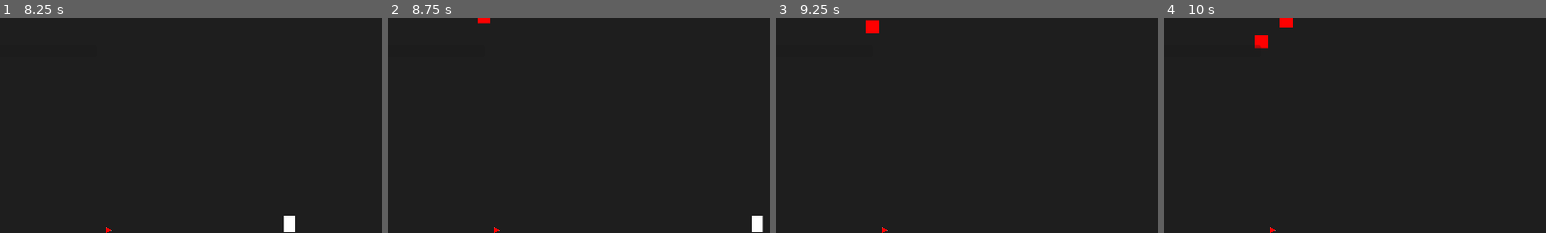
Above: before the commit, frames 1-4 (left to right).
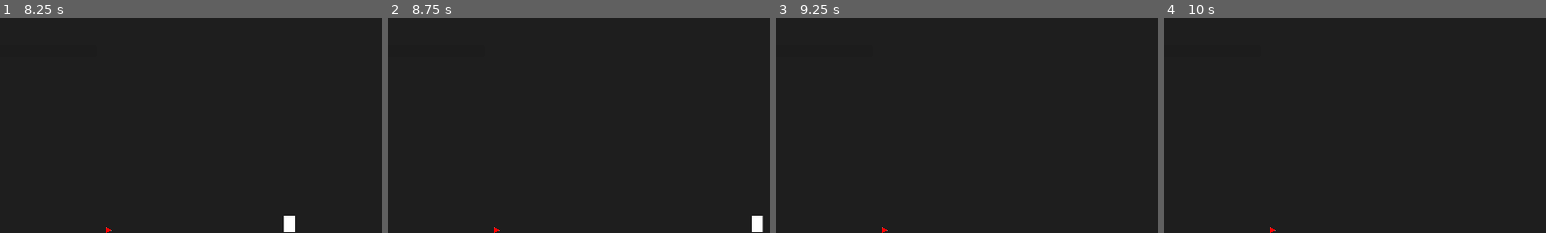
Above: after the commit, the same moments.

Repository: duckenclaw/gmtk2025
Game: Godot game, scene res://src/main_menu.tscn
Same seed, same stepped clock (60 frames per second), same inputs: the game is played once before the commit and once after it.
Inputs (mouse positions are % of the whole screen's width and height, from its top left):
- Up to frame 1 (8.25 s): click "Start" at 0.5 s; tap Enter at 1.25, 6.5 s; move the mouse to (72, 45) at 1.27 s; press the mouse at (72, 45) at 1.28 s; hold Right (ui_right) 1.28-2.03 s; move the mouse to (30, 55) at 2.02 s; release the mouse at (30, 55) at 2.03 s; hold Down (ui_down) 2.03-2.78 s; click (30, 55) at 2.1 s; move the mouse to (60, 28) at 2.77 s; press the mouse at (60, 28) at 2.78 s; hold Right (ui_right) 2.78-3.53 s; move the mouse to (45, 70) at 3.52 s; release the mouse at (45, 70) at 3.53 s; hold Up (ui_up) 3.53-4.28 s; click (45, 70) at 3.6 s; tap Space at 4.25 s; move the mouse to (80, 65) at 4.27 s; press the mouse at (80, 65) at 4.28 s; hold Left (ui_left) 4.28-5.78 s; move the mouse to (20, 35) at 5.02 s; release the mouse at (20, 35) at 5.03 s; click (20, 35) at 5.1 s; move the mouse to (55, 50) at 5.77 s; press the mouse at (55, 50) at 5.78 s; hold Down (ui_down) 5.78-6.53 s; move the mouse to (35, 25) at 6.52 s; release the mouse at (35, 25) at 6.53 s; hold Right (ui_right) 6.53-7.28 s; click (35, 25) at 6.6 s; move the mouse to (72, 45) at 7.27 s; press the mouse at (72, 45) at 7.28 s; hold Up (ui_up) 7.28-8.03 s; move the mouse to (30, 55) at 8.02 s; release the mouse at (30, 55) at 8.03 s; hold Right (ui_right) from 8.03 s (still down); click (30, 55) at 8.1 s
- Up to frame 2 (8.75 s): keep holding Right (ui_right)
- Up to frame 3 (9.25 s): move the mouse to (60, 28) at 8.77 s; release Right (ui_right) at 8.78 s; press the mouse at (60, 28) at 8.78 s; hold Down (ui_down) from 8.78 s (still down)
- Up to frame 4 (10 s): tap Space at 9.5 s; move the mouse to (45, 70) at 9.52 s; release Down (ui_down) at 9.53 s; release the mouse at (45, 70) at 9.53 s; hold Left (ui_left) from 9.53 s (still down); click (45, 70) at 9.6 s
The pictures show only the part of the screen within x 36-86%, y 0-50%; the shares and areas given below are measured in that part.

Frame 1 is identical in both runs. In frame 2, less than 0.1% of the frame differs, in the area x 23-27%, y 0-3%; in frame 3, 0.2%; in frame 4, 0.4%, in the area x 23-34%, y 0-15%.

Commit message:
refactored enemy_spawner.gd:

Diff:
--- a/src/enemies/enemy_spawner.gd
+++ b/src/enemies/enemy_spawner.gd
@@ -3,12 +3,10 @@
 
 # Enemy scene to instantiate
 @export var enemy_scene: PackedScene
-@export var spawn_texture: CompressedTexture2D
 
 # Enemy type configuration
 @export var current_enemy_types: Array[EnemyType] = []
 @export var enemy_type_weights: Array[float] = []
-var active_enemy_type: EnemyType
 
 # Spawning parameters
 @onready var spawn_timer: Timer = $SpawnTimer
@@ -22,153 +20,100 @@
 
 # Internal tracking
 var spawned_enemies: Array[Enemy] = []
-var enemy: Enemy
+var remaining_spawns: int = 0
 
 signal enemy_spawned(enemy: Enemy)
 signal all_enemies_dead()
 
 func _ready():
 	spawn_timer.wait_time = spawn_interval
+	spawn_timer.timeout.connect(_on_spawner_timer_timeout)
 
-	#start_spawning()
+# ========== MAIN PIPELINE ==========
 
-# Start spawning enemies
+# 1. Start the spawning process
 func start_spawning():
-	if spawn_timer:
+	remaining_spawns = spawn_count
+	if spawn_timer and remaining_spawns > 0:
 		spawn_timer.start()
 
-# Stop spawning enemies
-func stop_spawning():
-	if spawn_timer:
+# 2. Configure enemy types with weights for random distribution
+func configure_enemy_types(types: Array[EnemyType], weights: Array[float] = []):
+	current_enemy_types = types
+	enemy_type_weights = weights
+
+# 3. Timer callback - spawn pack of enemies in circular pattern
+func _on_spawner_timer_timeout():
+	if remaining_spawns <= 0:
 		spawn_timer.stop()
+		return
 
-# Spawn a single enemy
-func spawn_enemy_at_position(pos: Vector2) -> Enemy:
+	_spawn_enemy_pack()
+	remaining_spawns -= 1
+
+# 4. Check if all enemies are dead and spawning is complete
+func _check_wave_complete():
+	if remaining_spawns <= 0 and get_living_enemy_count() == 0:
+		all_enemies_dead.emit()
+
+# ========== CORE SPAWNING LOGIC ==========
+
+# Spawn a pack of enemies in circular formation
+func _spawn_enemy_pack():
+	var spawn_angle = randf() * TAU
+	var spawn_distance = randf_range(spawn_radius * 0.5, spawn_radius)
+	var pack_center = global_position + Vector2(cos(spawn_angle), sin(spawn_distance)) * spawn_distance
+
+	var enemy_type = _get_weighted_random_enemy_type()
+
+	for i in range(enemy_pack_count):
+		var angle = (float(i) / enemy_pack_count) * TAU
+		var pos = pack_center + Vector2(cos(angle), sin(angle)) * 30.0  # Small spacing between pack members
+		var enemy = _create_enemy_at_position(pos, enemy_type)
+
+# Create a single enemy with type configuration
+func _create_enemy_at_position(pos: Vector2, enemy_type: EnemyType) -> Enemy:
 	if not enemy_scene:
 		push_error("No enemy scene provided to EnemySpawner")
 		return null
 
-	# Instantiate enemy
-	enemy = enemy_scene.instantiate() as Enemy
-
+	var enemy = enemy_scene.instantiate() as Enemy
 	if not enemy:
 		push_error("Failed to instantiate enemy or enemy scene is not an Enemy")
 		return null
 
+	# Position and add to scene
+	enemy.global_position = pos
+	get_parent().add_child(enemy)
 
-	# Position enemy
-	enemy.global_position = pos
-
-	# Add to scene
-	get_parent().add_child(enemy)
+	# Configure enemy with type
+	_apply_enemy_type(enemy, enemy_type)
 
 	# Connect signals
 	enemy.enemy_died.connect(_on_enemy_died)
 	enemy.enemy_dealt_damage.connect(_on_enemy_dealt_damage)
 
-	# Set target if available
+	# Set target
 	if target_node:
 		enemy.set_target_position(target_node.global_position)
 
 	# Track enemy
 	spawned_enemies.append(enemy)
-
-	# Emit signal
 	enemy_spawned.emit(enemy)
 
 	return enemy
 
-# Spawn enemy at random position around spawner
-func spawn_enemy_random() -> Enemy:
-	var angle = randf() * TAU
-	var distance = randf_range(spawn_radius * 0.5, spawn_radius)
-	var spawn_pos = global_position + Vector2(cos(angle), sin(angle)) * distance
-
-	return spawn_enemy_at_position(spawn_pos)
-
-# Handle enemy death
-func _on_enemy_died(enemy: Enemy):
-
-	# Check if all enemies are dead
-	if spawn_count <= 0:
-		all_enemies_dead.emit()
-
-# Handle enemy dealing damage
-func _on_enemy_dealt_damage(target: Node, damage_amount: float):
-	print("Enemy dealt ", damage_amount, " damage to ", target.name)
-
-# Update all enemy targets
-func set_all_enemy_targets(new_target: Vector2):
-	for enemy in spawned_enemies:
-		if is_instance_valid(enemy):
-			enemy.set_target_position(new_target)
-
-# Update target node and redirect all enemies
-func set_target_node(new_target: Node2D):
-	target_node = new_target
-	if target_node:
-		set_all_enemy_targets(target_node.global_position)
-
-# Get count of living enemies
-func get_living_enemy_count() -> int:
-	var count = 0
-	for enemy in spawned_enemies:
-		if is_instance_valid(enemy) and not enemy.is_dead:
-			count += 1
-	return count
-
-# Kill all enemies
-func kill_all_enemies():
-	for enemy in spawned_enemies:
-		if is_instance_valid(enemy):
-			enemy.die()
-
-# Spawn enemies in a circle formation
-func spawn_circle_formation(center: Vector2, radius: float, count: int):
-	for i in range(count):
-		var angle = (float(i) / count) * TAU
-		var pos = center + Vector2(cos(angle), sin(angle)) * radius
-		spawn_enemy_at_position(pos)
-
-# Spawn enemies in a line formation
-func spawn_line_formation(start: Vector2, end: Vector2, count: int):
-	for i in range(count):
-		var t = float(i) / max(1, count - 1)
-		var pos = start.lerp(end, t)
-		spawn_enemy_at_position(pos)
-
-
-func _on_spawn_timer_timeout():
-	if spawn_count <= 0:
-		stop_spawning()
-		return
-
-	spawn_enemy_random_typed()
-
-# ========== ENEMY TYPE CONFIGURATION ==========
-
-# Set the available enemy types for this spawner
-func set_enemy_types(types: Array[EnemyType], weights: Array[float] = []):
-	current_enemy_types = types
-	enemy_type_weights = weights
-
-# Set a single enemy type for this spawner
-func set_single_enemy_type(enemy_type: EnemyType):
-	current_enemy_types.clear()
-	current_enemy_types.append(enemy_type)
-	enemy_type_weights.clear()
-	active_enemy_type = enemy_type
-
-# Get a random enemy type based on weights
-func get_random_enemy_type() -> EnemyType:
+# Get random enemy type based on weights
+func _get_weighted_random_enemy_type() -> EnemyType:
 	if current_enemy_types.is_empty():
+		push_error("No enemy types configured")
 		return null
 
-	# If no weights specified, use equal probability
+	# If no weights, use equal probability
 	if enemy_type_weights.is_empty():
 		return current_enemy_types[randi() % current_enemy_types.size()]
 
-	# Use weighted random selection
+	# Weighted random selection
 	var total_weight = 0.0
 	for weight in enemy_type_weights:
 		total_weight += weight
@@ -185,11 +130,10 @@
 		if random_value <= current_weight:
 			return current_enemy_types[i]
 
-	# Fallback
-	return current_enemy_types[0]
+	return current_enemy_types[0]  # Fallback
 
-# Apply enemy type configuration to an enemy
-func configure_enemy_with_type(enemy_type: EnemyType):
+# Apply enemy type stats and visuals
+func _apply_enemy_type(enemy: Enemy, enemy_type: EnemyType):
 	if not enemy or not enemy_type:
 		return
 
@@ -201,49 +145,54 @@
 	enemy.target_groups = enemy_type.target_groups
 
 	# Apply visual properties
-	spawn_texture = enemy_type.texture
 	if enemy_type.texture and enemy.sprite:
-		enemy.enemy_texture = spawn_texture
-		enemy.sprite.texture = spawn_texture
-		#enemy.sprite.scale = enemy_type.scale
-		#enemy.sprite.modulate = enemy_type.modulate_color
+		enemy.enemy_texture = enemy_type.texture
+		enemy.sprite.texture = enemy_type.texture
 
-	return enemy
+# ========== EVENT HANDLERS ==========
 
-# Configure spawning parameters from wave config
+func _on_enemy_died(enemy: Enemy):
+	_check_wave_complete()
+
+func _on_enemy_dealt_damage(target: Node, damage_amount: float):
+	print("Enemy dealt ", damage_amount, " damage to ", target.name)
+
+# ========== UTILITY FUNCTIONS ==========
+
+func stop_spawning():
+	if spawn_timer:
+		spawn_timer.stop()
+
+func get_living_enemy_count() -> int:
+	var count = 0
+	for enemy in spawned_enemies:
+		if is_instance_valid(enemy) and not enemy.is_dead:
+			count += 1
+	return count
+
+func kill_all_enemies():
+	for enemy in spawned_enemies:
+		if is_instance_valid(enemy):
+			enemy.die()
+
+func set_target_node(new_target: Node2D):
+	target_node = new_target
+	if target_node:
+		_update_all_enemy_targets(target_node.global_position)
+
+func _update_all_enemy_targets(new_target: Vector2):
+	for enemy in spawned_enemies:
+		if is_instance_valid(enemy):
+			enemy.set_target_position(new_target)
+
+# ========== WAVE CONFIGURATION ==========
+
 func configure_from_wave(wave_config: WaveConfig):
 	if not wave_config:
 		return
 
-	# Set enemy types
-	set_enemy_types(wave_config.enemy_types, wave_config.enemy_type_weights)
+	configure_enemy_types(wave_config.enemy_types, wave_config.enemy_type_weights)
 	spawn_count = wave_config.enemies_per_spawner
 	enemy_pack_count = wave_config.enemy_pack_count
-
-	print(spawn_count)
-
-	# Set spawn parameters
 	spawn_interval = wave_config.spawn_interval
 	spawn_timer.wait_time = spawn_interval
-
-
-# Spawn an enemy with a specific type
-func spawn_typed_enemy_at_position(pos: Vector2, enemy_type: EnemyType) -> Enemy:
-	var enemy = spawn_circle_formation(pos, spawn_radius, enemy_pack_count)
-	if enemy and enemy_type:
-		configure_enemy_with_type(enemy_type)
-	return enemy
-
-# Spawn an enemy with a random type from current types
-func spawn_random_typed_enemy_at_position(pos: Vector2) -> Enemy:
-	var enemy_type = get_random_enemy_type()
-	return spawn_typed_enemy_at_position(pos, enemy_type)
-
-# Update the random spawn to use types
-func spawn_enemy_random_typed() -> Enemy:
-	var angle = randf() * TAU
-	var distance = randf_range(spawn_radius * 0.5, spawn_radius)
-	var spawn_pos = global_position + Vector2(cos(angle), sin(angle)) * distance
-	spawn_count -= 1
-
-	return spawn_random_typed_enemy_at_position(spawn_pos)
--- a/src/map/game_map.tscn
+++ b/src/map/game_map.tscn
@@ -10,7 +10,6 @@
 [ext_resource type="PackedScene" uid="uid://cov5v1yloo3ev" path="res://src/map/flag.tscn" id="4_c04iw"]
 [ext_resource type="Resource" uid="uid://bktkemr278g2d" path="res://src/resources/waves/wave_heavy.tres" id="4_jt6ke"]
 [ext_resource type="Resource" uid="uid://bmlldxi7p35u5" path="res://src/resources/waves/wave_fast.tres" id="5_0yb6h"]
-[ext_resource type="Texture2D" uid="uid://cgg7fpi7fpmto" path="res://assets/art/testing/blue.png" id="5_fdrke"]
 [ext_resource type="Resource" uid="uid://b0f6p300g2kgj" path="res://src/resources/waves/wave_mixed.tres" id="6_4r6xi"]
 [ext_resource type="PackedScene" uid="uid://cni2a6p1fkqef" path="res://src/player/player.tscn" id="8_4im40"]
 [ext_resource type="Script" uid="uid://hbxxlijgke2g" path="res://src/resources/enemy_type.gd" id="11_yimol"]
@@ -45,7 +44,6 @@
 position = Vector2(2, -797)
 script = ExtResource("3_qq67j")
 enemy_scene = ExtResource("1_c04iw")
-spawn_texture = ExtResource("5_fdrke")
 current_enemy_types = Array[ExtResource("11_yimol")]([ExtResource("12_4im40"), ExtResource("13_ydoxh"), ExtResource("14_j2nwg"), ExtResource("15_34bvs")])
 enemy_type_weights = Array[float]([5.0, 3.0, 1.0, 0.5])
 spawn_count = 0
@@ -62,7 +60,6 @@
 position = Vector2(-4, 835)
 script = ExtResource("3_qq67j")
 enemy_scene = ExtResource("1_c04iw")
-spawn_texture = ExtResource("5_fdrke")
 current_enemy_types = Array[ExtResource("11_yimol")]([ExtResource("12_4im40"), ExtResource("13_ydoxh"), ExtResource("14_j2nwg"), ExtResource("15_34bvs")])
 enemy_type_weights = Array[float]([5.0, 3.0, 1.0, 0.5])
 spawn_count = 0
@@ -79,7 +76,6 @@
 position = Vector2(1036, 4)
 script = ExtResource("3_qq67j")
 enemy_scene = ExtResource("1_c04iw")
-spawn_texture = ExtResource("5_fdrke")
 current_enemy_types = Array[ExtResource("11_yimol")]([ExtResource("12_4im40"), ExtResource("13_ydoxh"), ExtResource("14_j2nwg"), ExtResource("15_34bvs")])
 enemy_type_weights = Array[float]([5.0, 3.0, 1.0, 0.5])
 spawn_count = 0
@@ -96,7 +92,6 @@
 position = Vector2(-1040, 2)
 script = ExtResource("3_qq67j")
 enemy_scene = ExtResource("1_c04iw")
-spawn_texture = ExtResource("5_fdrke")
 current_enemy_types = Array[ExtResource("11_yimol")]([ExtResource("12_4im40"), ExtResource("13_ydoxh"), ExtResource("14_j2nwg"), ExtResource("15_34bvs")])
 enemy_type_weights = Array[float]([5.0, 3.0, 1.0, 0.5])
 spawn_count = 0
--- a/src/resources/waves/wave_fast.tres
+++ b/src/resources/waves/wave_fast.tres
@@ -11,7 +11,8 @@
 spawner_directions = Array[String](["north", "south", "west", "east"])
 enemy_types = Array[ExtResource("1_mrme8")]([ExtResource("2_j3kf6")])
 enemy_type_weights = Array[float]([1.0])
-spawn_interval = 1.0
-total_enemies = 20
-enemies_per_spawner = 5
+spawn_interval = 10.0
+total_enemies = 100
+enemies_per_spawner = 2
+enemy_pack_count = 5
 metadata/_custom_type_script = "uid://vkq5h0d44gc8"
--- a/src/resources/waves/wave_heavy.tres
+++ b/src/resources/waves/wave_heavy.tres
@@ -10,8 +10,8 @@
 wave_number = 2
 spawner_directions = Array[String](["west", "east"])
 enemy_types = Array[ExtResource("1_uttyj")]([ExtResource("2_uttyj")])
-enemy_type_weights = Array[float]([1.0])
-spawn_interval = 4.0
-total_enemies = 6
+spawn_interval = 7.0
+total_enemies = 12
 enemies_per_spawner = 3
+enemy_pack_count = 2
 metadata/_custom_type_script = "uid://vkq5h0d44gc8"
--- a/src/resources/waves/wave_mixed.tres
+++ b/src/resources/waves/wave_mixed.tres
@@ -13,6 +13,7 @@
 enemy_types = Array[ExtResource("1_nq82q")]([ExtResource("2_nq82q"), ExtResource("3_0dop4")])
 enemy_type_weights = Array[float]([2.0, 1.0])
 spawn_interval = 3.0
-total_enemies = 12
-enemies_per_spawner = 6
+total_enemies = 30
+enemies_per_spawner = 3
+enemy_pack_count = 4
 metadata/_custom_type_script = "uid://vkq5h0d44gc8"
Not shown: 1 places in src/map/game_map.tscn that only renumber resources
